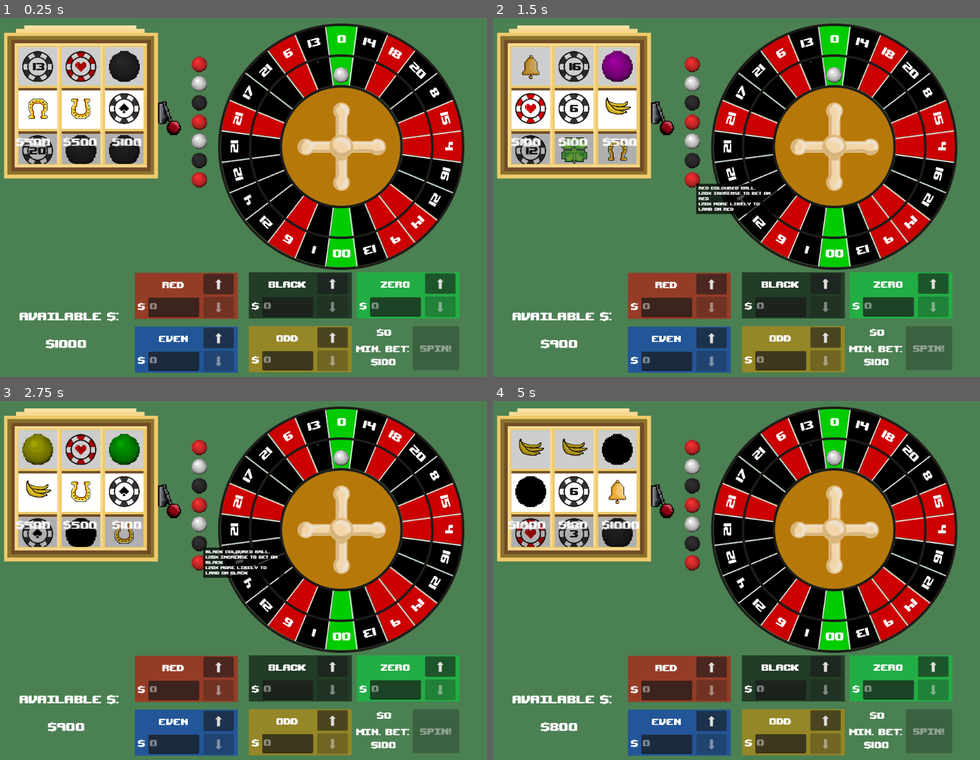
Above: before the commit, frames 1-4 (two rows, left to right).
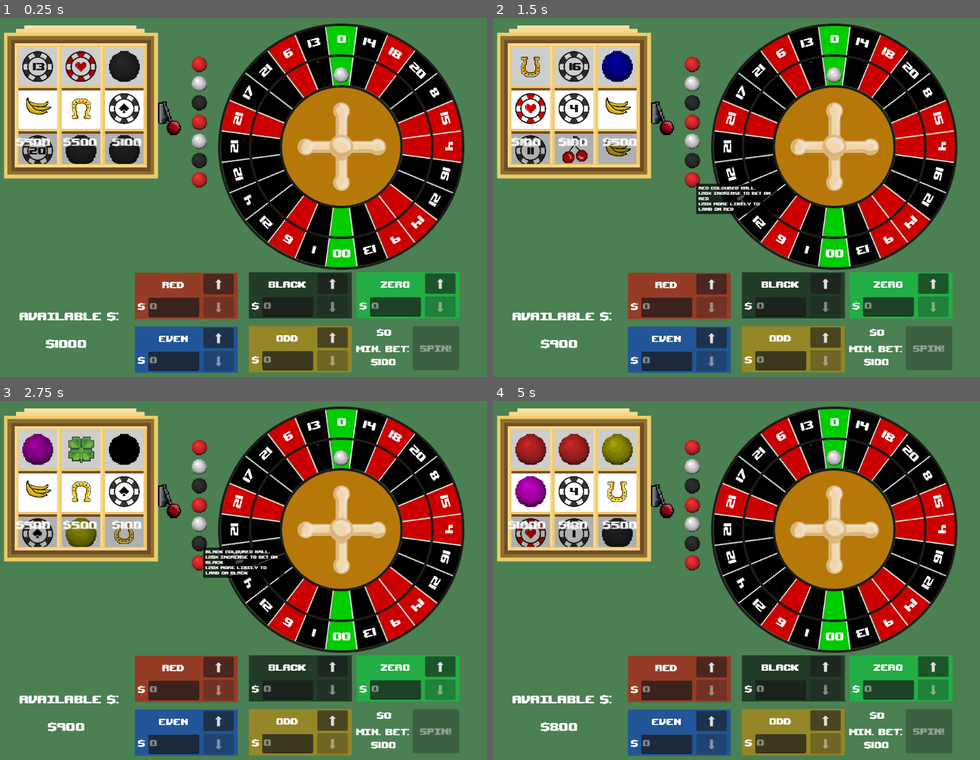
Above: after the commit, the same moments.

Repository: RossRKK/gmtk-game-jam-2025
Game: Godot game, scene res://scenes/roulette_scene.tscn
The game is run twice, just before and just after one commit, with the same random seed, the same clock (stepped at 60 frames per second) and the same inputs. Sound files missing from this copy of the repository are replaced by a short silence.
Inputs (mouse positions are in pixels of both pictures, inside the frame that each line leads up to):
- Up to frame 1 (0.25 s): no input
- Up to frame 2 (1.5 s): click (663, 100) at 0.5 s; click (692, 179) at 1.27 s
- Up to frame 3 (2.75 s): click (199, 544) at 2.02 s
- Up to frame 4 (5 s): click (692, 523) at 2.77 s; click (692, 505) at 3.52 s; click (663, 483) at 4.25 s

The runs differ from the first frame. In frame 1, 0.4% of the frame differs, in the area x 5-19%, y 22-29%; in frame 2, 1.2%; in frame 3, 1.8%; in frame 4, 2.1%, in the area x 4-30%, y 9-39%.

Commit message:
Added odd ball

Diff:
--- /dev/null
+++ b/scripts/balls/special_balls/odd_ball.gd
@@ -0,0 +1,24 @@
+class_name OddBall
+extends RouletteBall
+
+static func make_odd_ball() -> OddBall:
+	return OddBall.new()
+
+
+func _init() -> void:
+	super()
+	modulate = Color(0., 0., .8)
+
+
+func segment_affinity(segment: Segment) -> float:
+	return 1.
+
+func ball_effect(segment: Segment, bet: Bet) -> Bet:
+	if segment.number % 2 == 1:
+		bet.bet_amount *= 2.
+
+	return bet
+
+
+func description() -> String:
+	return "Odd ball\n2x winnings on odd numbers"
--- a/scripts/power_up.gd
+++ b/scripts/power_up.gd
@@ -24,6 +24,7 @@
 		EightBall.make_eight_ball,
 		SwitcherBall.make_switcher_ball,
 		PrimeBall.make_prime_ball.bind(3),
+		OddBall.make_odd_ball,
 	]
 	var power_ups: Array = [
 		PowerUpMakeColour.new_black,
@@ -53,6 +54,7 @@
 		12, # eight ball
 		6, # switcher ball
 		12, # prime ball
+		12, # odd ball
 	]
 
 	for ball_factory in balls:
Not shown, added: scripts/balls/special_balls/odd_ball.gd.uid
